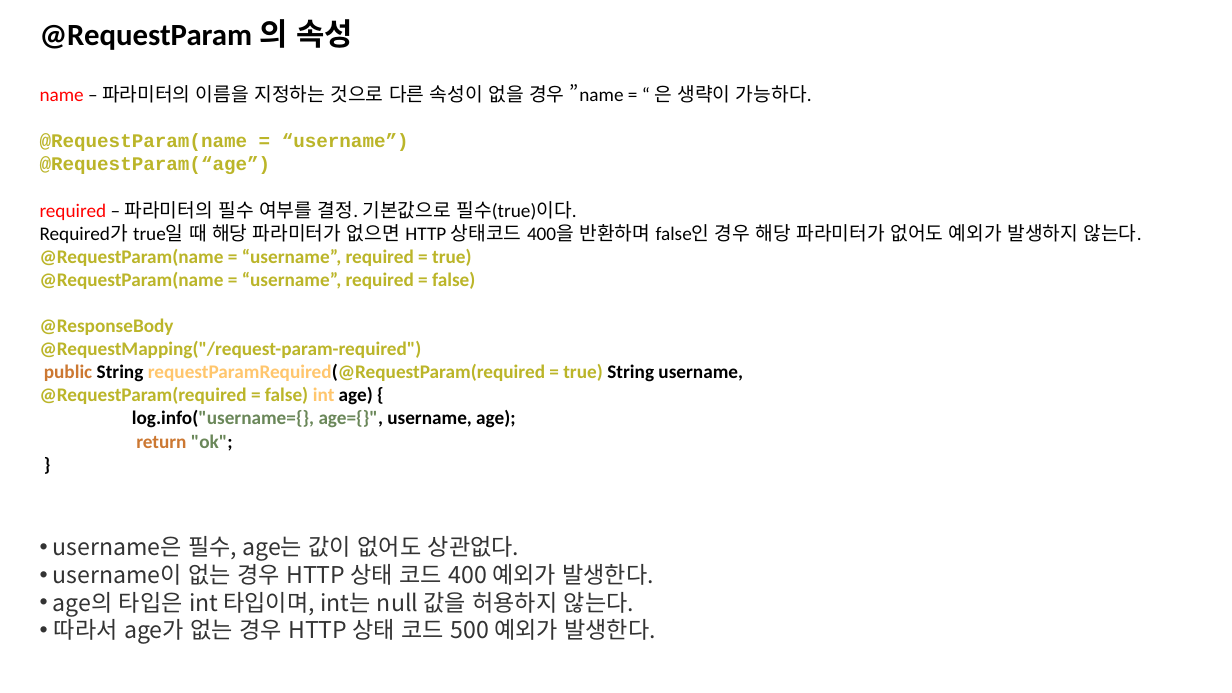
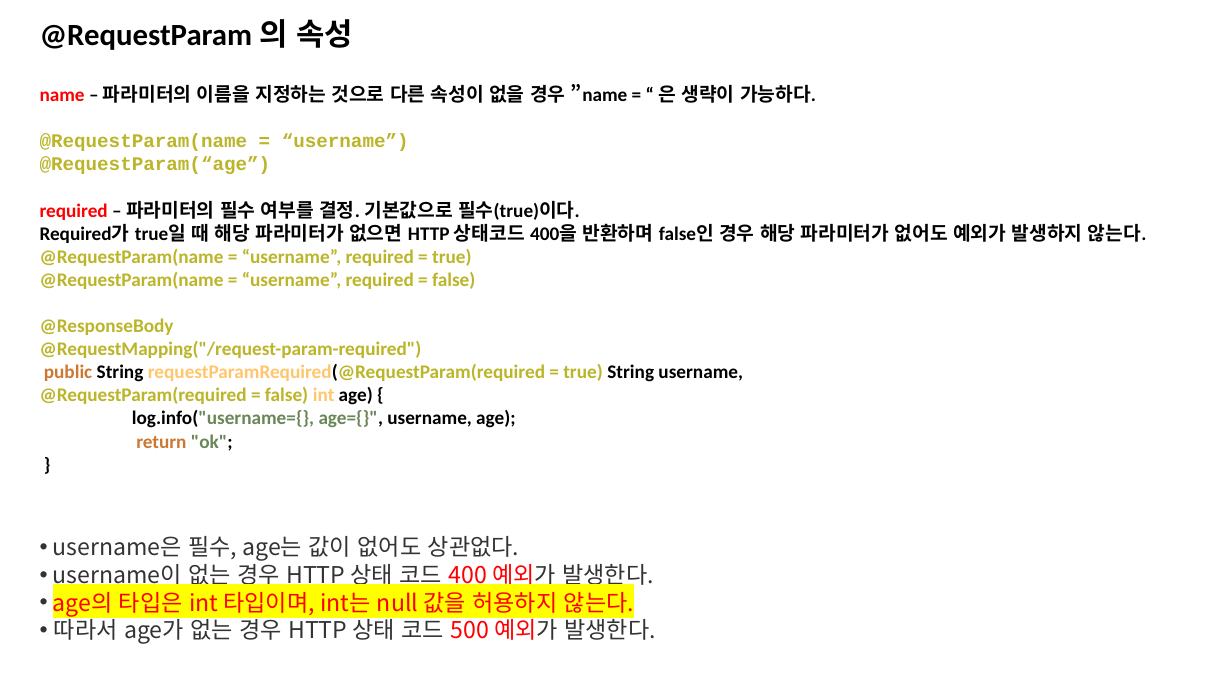
Before and after one commit to kyungmin1221/Tave_Study, a slide deck: slide 5 of 복습정리자료/spring 6주차 정리(kyungmin) .pptx. Drawn at 1232x693 pixels with LibreOffice and Linux fonts; fonts in the diff are those of the drawing. Boxes give left, top, right and bottom in pixels: in the first picture for what was removed or moved away, otherwise in the second. Text is boxed around its words. In the diff, an @@ line names an element or a change of style, - is before the commit and + after.

```diff
--- a/복습정리자료/spring 6주차 정리(kyungmin) .pptx
+++ b/복습정리자료/spring 6주차 정리(kyungmin) .pptx
@@ text at box(40, 84, 1147, 243): bold on in "name – 파라미터의 이름을 지정하는 것으로 다른 ...", "required – 파라미터의 필수 여부를 결정. 기본값으로 ...", "Required가 true일 때 해당 파라미터가 없으면 HTTP ..." @@
@@ text at box(53, 560, 655, 644): text colour #333333 to #FF0000 in "400 예외가", "age의 타입은 int 타입이며, int는 null 값을 ...", "500 예외가"; highlight none to #FFFF00 in "age의 타입은 int 타입이며, int는 null 값을 ..." @@
```
Also in this commit, not shown: 5 other slides changed, 1 slide removed, 1 other file.
